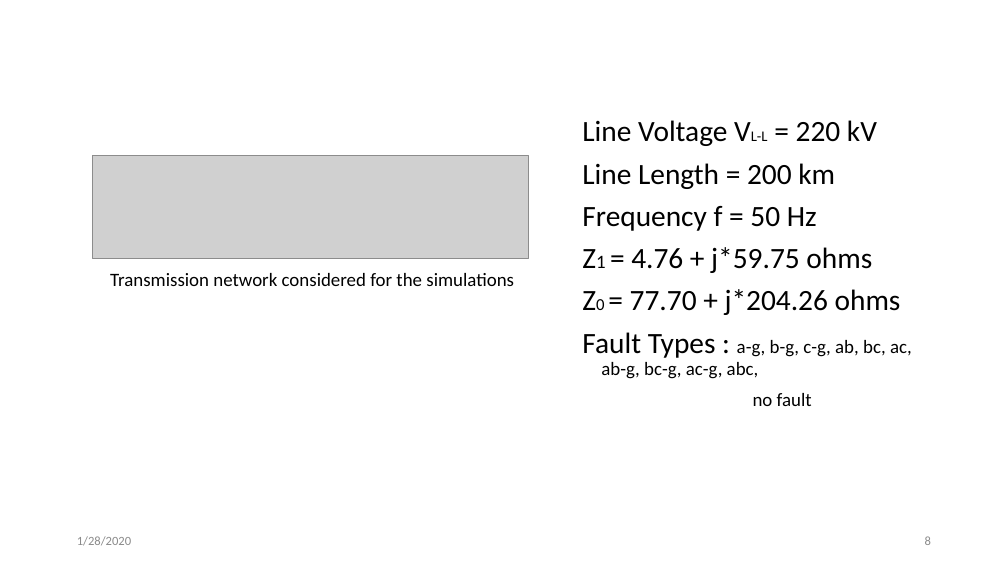
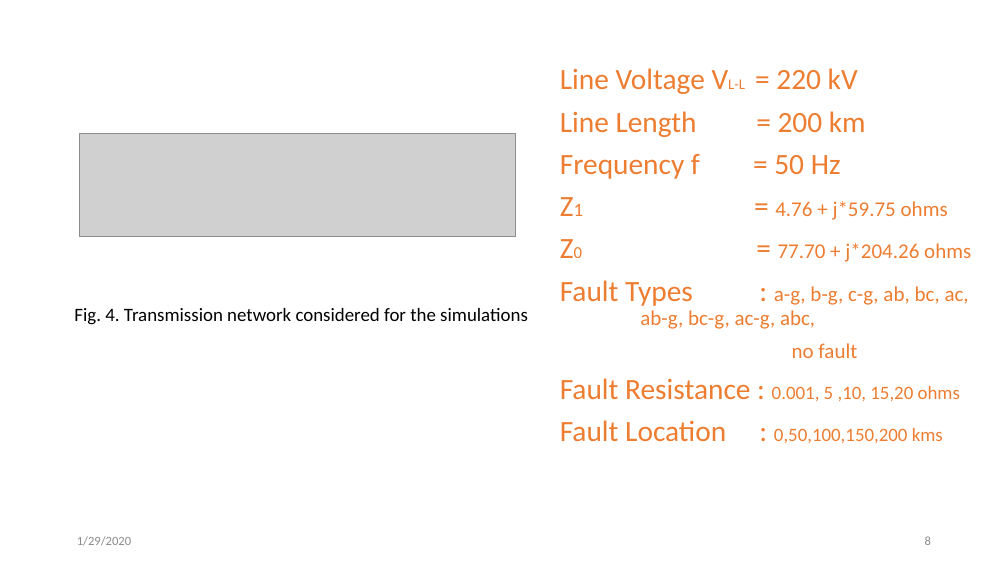
Before and after one commit to svec-final-year-project-eee/Project, a slide deck: slide 8 of Reviews/second review/Second Oral Presentation.pptx. Drawn at 1008x567 pixels with LibreOffice and Linux fonts; fonts in the diff are those of the drawing; grey boxes stand for pictures. Boxes give left, top, right and bottom in pixels: in the first picture for what was removed or moved away, otherwise in the second. Text is boxed around its words. In the diff, an @@ line names an element or a change of style, - is before the commit and + after.

```diff
--- a/Reviews/second review/Second Oral Presentation.pptx
+++ b/Reviews/second review/Second Oral Presentation.pptx
@@ text "Line Voltage VL-L = 220 ...": place and size @@
-text "Line Voltage VL-L = 220 ..." at <box>582,120,912,406</box>
+text "Line Voltage VL-L = 220 ..." at <box>560,68,971,443</box>
@@ text at <box>560,68,971,358</box>: text colour #000000 to #ED7D31 in "Line Voltage VL-L = 220 kV", "Line Length = 200 km", "Frequency f = 50 Hz", "Z1 = 4.76 + j*59.75 ohms" and 3 more places; size 28 to 20 pt in "4.76 + j*59.75 ohms", "77.70 + j*204.26 ohms"; size 18 to 20 pt in "a-g, b-g, c-g, ab, bc, ac, ab-g, ...", "no fault" @@
@@ picture: place and size @@
-picture at <box>92,156,529,259</box>
+picture at <box>79,134,516,237</box>
@@ text at <box>74,308,528,325</box>: text changed @@
-Transmission network considered for the simulations
+Fig. 4. Transmission network considered for the simulations
@@ text at <box>560,378,960,443</box>: paragraphs added @@
+Fault Resistance : 0.001, 5 ,10, 15,20 ohms
+Fault Location : 0,50,100,150,200 kms
@@ text at <box>77,536,131,546</box>: text changed @@
-1/28/2020
+1/29/2020
```
Also in this commit, not shown: 14 other slides changed, 1 slide added, 6 other files.
